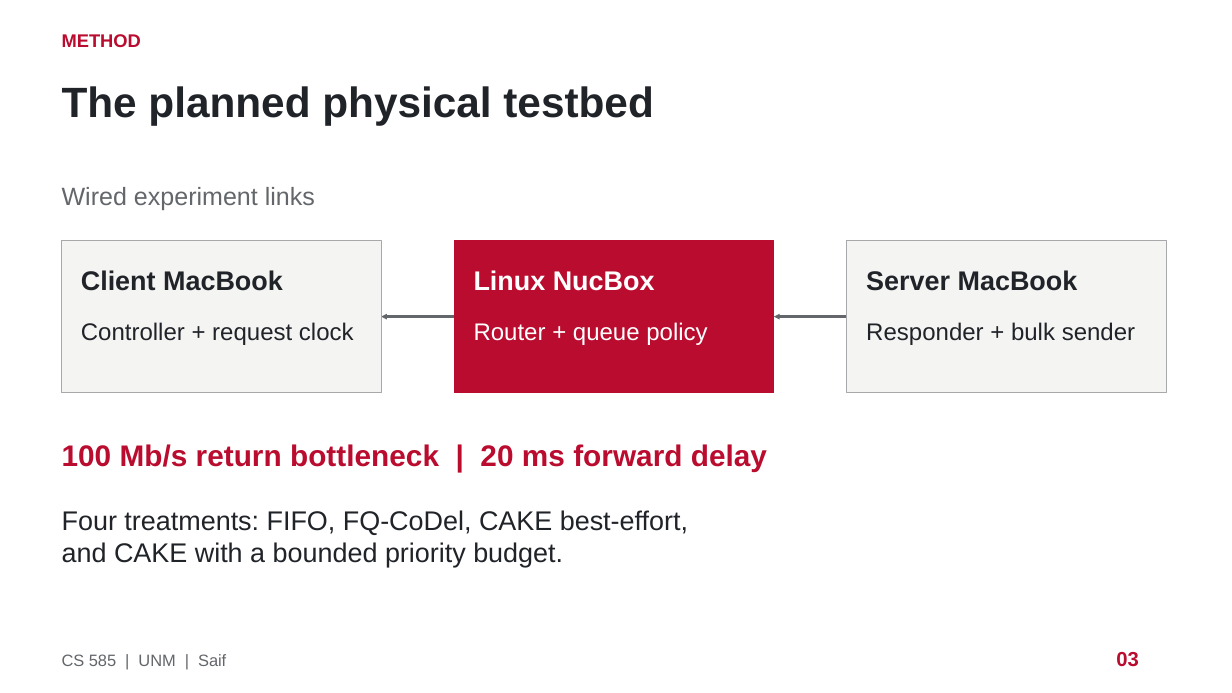
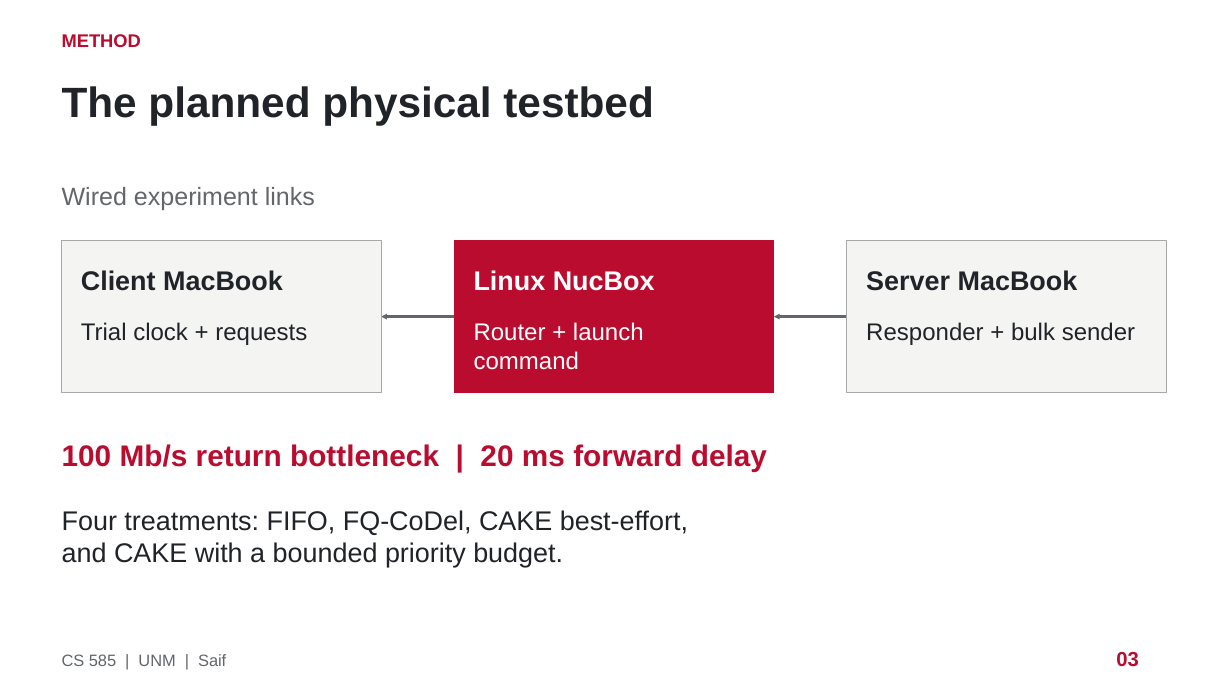
Before and after one commit to srgangaram-swe/networks_project, a slide deck: slide 3 of deliverables/project-presentation-reviewed.pptx. Drawn at 1232x693 pixels with LibreOffice and Linux fonts; fonts in the diff are those of the drawing. Boxes give left, top, right and bottom in pixels: in the first picture for what was removed or moved away, otherwise in the second. Text is boxed around its words. In the diff, an @@ line names an element or a change of style, - is before the commit and + after.

```diff
--- a/deliverables/project-presentation-reviewed.pptx
+++ b/deliverables/project-presentation-reviewed.pptx
@@ text at box(81, 322, 307, 345): text changed @@
-Controller + request clock
+Trial clock + requests
@@ text at box(474, 322, 644, 370): text changed @@
-Router + queue policy
+Router + launch command
```
Also in this commit, not shown: 2 other slides changed, 1 slide added, 1 slide removed, 34 other files.
